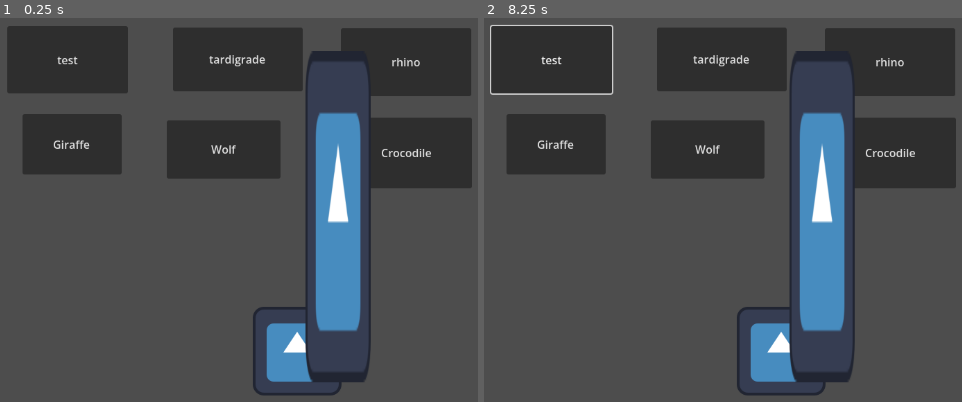
Above: before the commit, frames 1-2 (left to right).
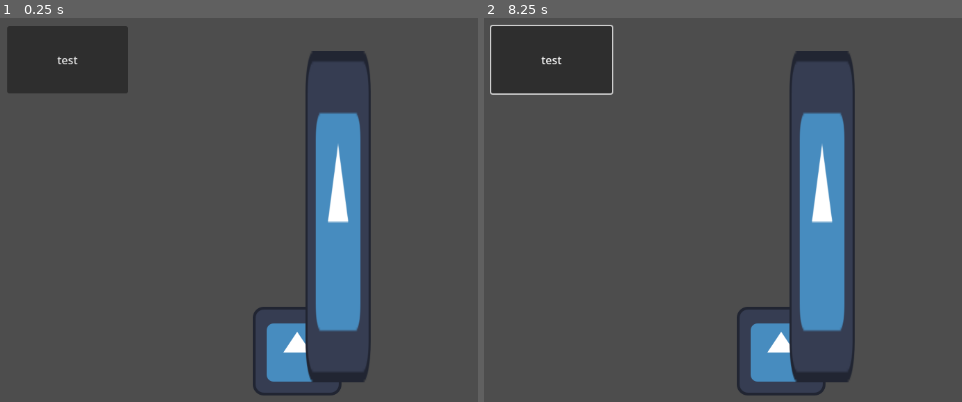
Above: after the commit, the same moments.

Repository: ClimbingWolf/Developing-Natural-Amalgams
Game: Godot game, scene res://Amalgam/amalgam_test.tscn
The game is run twice, just before and just after one commit, with the same random seed, the same clock (stepped at 60 frames per second) and the same inputs. The engine's default icon, where the game draws it, is replaced by a stand-in: a white triangle on a blue panel in a dark square.
Inputs (mouse positions are in pixels of both pictures, inside the frame that each line leads up to):
- Up to frame 1 (0.25 s): no input
- Up to frame 2 (8.25 s): click (723, 60) at 0.5 s, where only the run before the commit has a clickable "tardigrade"; click (890, 64) at 1.25 s, where only the run before the commit has a clickable "rhino"; click (555, 144) at 2 s, where only the run before the commit has a clickable "Giraffe"; click (708, 148) at 2.75 s, where only the run before the commit has a clickable "Wolf"; click (890, 152) at 3.5 s, where only the run before the commit has a clickable "Crocodile"; click "test" at 4.25 s; tap Enter at 5, 6.5, 8 s; move the mouse to (outside the picture) at 5.02 s; hold D (right) 5.03-5.78 s; click (outside the picture) at 5.17 s; tap Space at 5.75, 7.25 s; move the mouse to (670, 252) at 5.77 s; hold S (down) 5.78-6.53 s; move the mouse to (914, 129) at 6.52 s; hold D (right) 6.53-7.28 s; move the mouse to (794, 317) at 7.27 s; hold W (up) 7.28-8.03 s; click (794, 317) at 7.42 s; move the mouse to (outside the picture) at 8.02 s; hold Left (left) from 8.03 s (still down)

The runs differ from the first frame. In frame 1, 19% of the frame differs, in the area x 4-99%, y 2-45%; in frame 2, 19%.

Commit message:
I forgot to push something I guess

Diff:
--- a/Amalgam/amalgam_test.tscn
+++ b/Amalgam/amalgam_test.tscn
@@ -16,41 +16,4 @@
 offset_bottom = 129.0
 text = "test"
 
-[node name="tardigrade" type="Button" parent="." unique_id=810002463]
-offset_left = 323.0
-offset_top = 34.0
-offset_right = 510.0
-offset_bottom = 126.0
-text = "tardigrade"
-
-[node name="rhino" type="Button" parent="." unique_id=425237149]
-offset_left = 565.0
-offset_top = 35.0
-offset_right = 753.0
-offset_bottom = 133.0
-text = "rhino"
-
-[node name="giraffe" type="Button" parent="." unique_id=1257932071]
-offset_left = 106.0
-offset_top = 159.0
-offset_right = 249.0
-offset_bottom = 246.0
-text = "Giraffe"
-
-[node name="wolf" type="Button" parent="." unique_id=1523018269]
-offset_left = 314.0
-offset_top = 168.0
-offset_right = 478.0
-offset_bottom = 252.0
-text = "Wolf"
-
-[node name="crocodile" type="Button" parent="." unique_id=1208459986]
-offset_left = 566.0
-offset_top = 164.0
-offset_right = 754.0
-offset_bottom = 266.0
-text = "Crocodile"
-
 [connection signal="pressed" from="cheetah" to="." method="_on_cheetah_pressed"]
-[connection signal="pressed" from="tardigrade" to="." method="_on_tardigrade_pressed"]
-[connection signal="pressed" from="rhino" to="." method="_on_rhino_pressed"]
